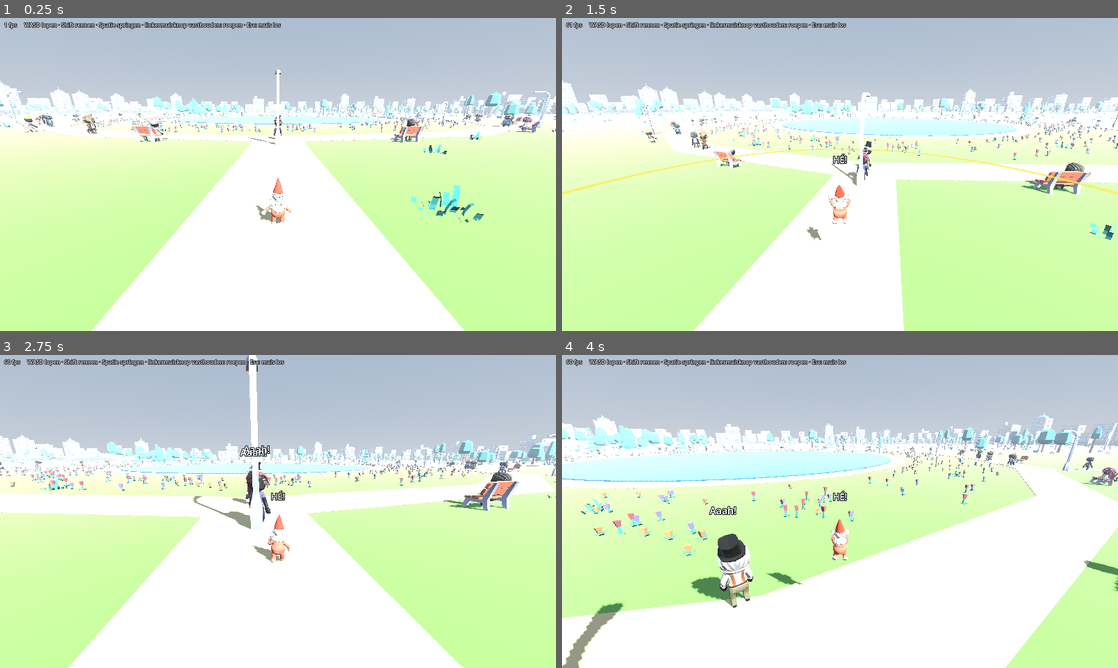
Above: before the commit, frames 1-4 (two rows, left to right).
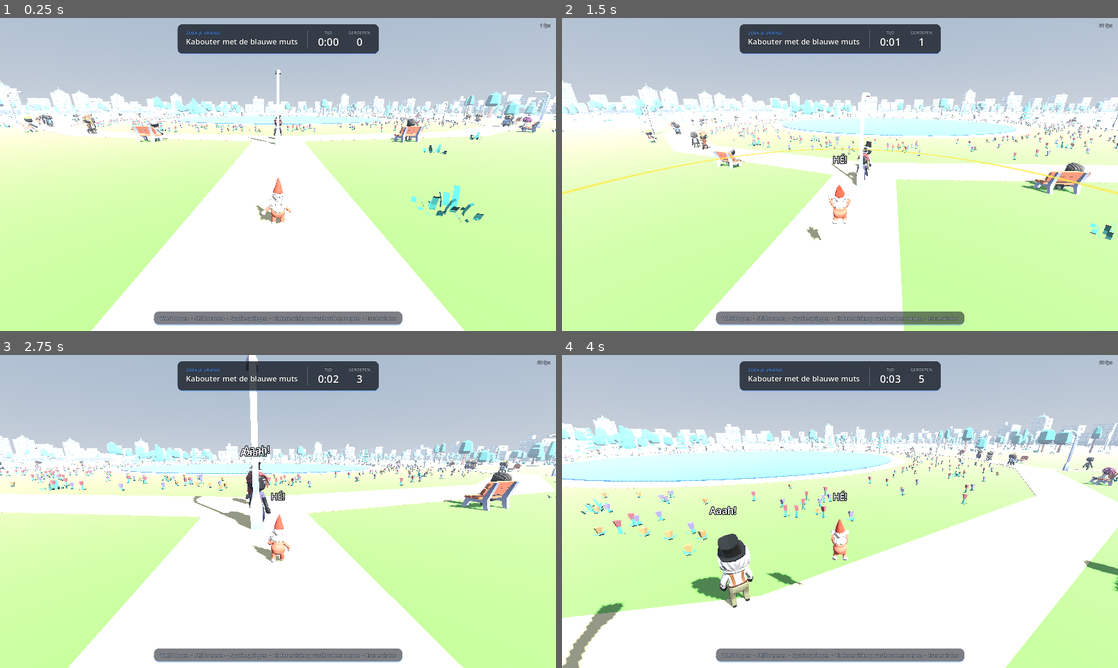
Above: after the commit, the same moments.

Repository: Vampie/GTKW_144.P
Game: Godot game, scene res://main.tscn
Same seed, same stepped clock (60 frames per second), same inputs: the game is played once before the commit and once after it.
Inputs (mouse positions are in pixels of both pictures, inside the frame that each line leads up to):
- Up to frame 1 (0.25 s): no input
- Up to frame 2 (1.5 s): tap Enter at 0.5 s; move the mouse to (867, 174) at 0.52 s; hold Enter 0.53-1.28 s; hold W from 0.53 s (still down); click (867, 174) at 0.67 s; tap Space at 0.77 s; tap Keypad Enter at 0.8, 1.35 s; move the mouse to (812, 174) at 1.27 s; click (812, 174) at 1.42 s
- Up to frame 3 (2.75 s): keep holding W; tap Space at 1.52 s; tap Enter at 1.55 s; move the mouse to (289, 505) at 2.02 s; hold Enter from 2.03 s (still down); click (289, 505) at 2.17 s; tap Keypad Enter at 2.3 s
- Up to frame 4 (4 s): keep holding W; move the mouse to (834, 517) at 2.77 s; release Enter at 2.78 s; tap Keypad Enter at 2.85, 3.8 s; click (834, 517) at 2.92 s; tap Space at 3.02, 3.77 s; tap Enter at 3.05 s; move the mouse to (878, 514) at 3.52 s; hold Shift from 3.53 s (still down); click (878, 514) at 3.67 s

The runs differ from the first frame. In frame 1, 5.9% of the frame differs, in the area x 0-99%, y 1-99%; in frame 2, 5.9%; in frame 3, 5.9%; in frame 4, 5.9%.

Commit message:
Zoek je vriend: verstopte kabouter, rondes en nieuwe HUD

Diff:
--- /dev/null
+++ b/Game/scripts/friend.gd
@@ -0,0 +1,25 @@
+class_name Friend
+extends Person
+
+## The gnome friend the player looks for: the player's gnome with a blue hat.
+## Stands still and answers every shout that reaches him.
+
+const HEARING := 3.0  # he hears you 3x as far as visitors do: a full shout reaches 135 m
+
+
+func _ready() -> void:
+	collision_layer = 4
+	collision_mask = 1
+	setup(Player.MODEL, 1.0, 1.0)
+	add_to_group("npc")
+	for hat: MeshInstance3D in model.find_children("Hat", "MeshInstance3D", true, false):
+		var blue := (hat.mesh.surface_get_material(0) as StandardMaterial3D).duplicate() as StandardMaterial3D
+		blue.albedo_color = Color(0.2, 0.42, 0.95)
+		hat.set_surface_override_material(0, blue)
+	play("idle")
+
+
+## Called for everyone when the player shouts.
+func hear(from: Node3D, radius: float) -> void:
+	if global_position.distance_to(from.global_position) <= radius * HEARING:
+		say("Hier!", 3.0, 80)
--- /dev/null
+++ b/Game/scripts/hunt.gd
@@ -0,0 +1,206 @@
+class_name Hunt
+extends Node
+
+## "Zoek je vriend": hides the gnome friend, keeps the time and shows the HUD.
+## A round ends when the player comes within FOUND_DISTANCE; Enter starts the next one.
+## Test option "--found" puts the friend right next to the player.
+
+const MIN_DISTANCE := 80.0   # the friend hides at least this far from the player
+const FOUND_DISTANCE := 2.0
+const ACCENT := Color(0.36, 0.62, 1.0)  # the friend's blue hat
+const PANEL := Color(0.07, 0.09, 0.13, 0.78)
+const MUTED := Color(0.7, 0.75, 0.82)
+
+var park: Park
+var player: Player
+var friend := Friend.new()
+var time := 0.0
+var found := false
+var rng := RandomNumberGenerator.new()  # not seeded: a new hiding place every round
+
+var _time_value := Label.new()
+var _shout_value := Label.new()
+var _fps := Label.new()
+var _end := Control.new()
+var _end_time := Label.new()
+var _end_shouts := Label.new()
+var _end_annoyed := Label.new()
+
+
+func _ready() -> void:
+	rng.randomize()
+	add_child(friend)
+	_build_hud()
+	new_round()
+	if "--found" in OS.get_cmdline_user_args():
+		friend.global_position = player.global_position + Vector3(1.0, 0.0, -1.0)
+
+
+func new_round() -> void:
+	friend.global_position = _hiding_place()
+	friend.model.rotation.y = rng.randf() * TAU
+	time = 0.0
+	found = false
+	player.shouts = 0
+	Visitor.fed_up_total = 0
+	_end.visible = false
+
+
+func _process(delta: float) -> void:
+	_fps.text = "%d fps" % Engine.get_frames_per_second()
+	if found:
+		if Input.is_physical_key_pressed(KEY_ENTER) or Input.is_physical_key_pressed(KEY_KP_ENTER):
+			new_round()
+		return
+	time += delta
+	_time_value.text = _clock(time)
+	_shout_value.text = str(player.shouts)
+	if player.global_position.distance_to(friend.global_position) < FOUND_DISTANCE:
+		found = true
+		_end_time.text = _clock(time)
+		_end_shouts.text = str(player.shouts)
+		_end_annoyed.text = str(Visitor.fed_up_total)
+		_end.visible = true
+
+
+## Near a tree, off the paths, at least MIN_DISTANCE from the player.
+func _hiding_place() -> Vector3:
+	var me := Vector3(player.global_position.x, 0.0, player.global_position.z)
+	for i in 1000:
+		var p := park.trees[rng.randi() % park.trees.size()] + Vector3(rng.randf_range(-3.0, 3.0), 0.0, rng.randf_range(-3.0, 3.0))
+		if p.distance_to(me) >= MIN_DISTANCE and park.path_clearance(p) > 2.0 and not park._near(park.trees, p, 1.2):
+			return p
+	return Vector3(200.0, 0.0, 200.0)  # never reached with ~280 trees
+
+
+func _clock(seconds: float) -> String:
+	return "%d:%02d" % [int(seconds) / 60, int(seconds) % 60]
+
+
+# --- HUD ---
+
+func _build_hud() -> void:
+	var layer := CanvasLayer.new()
+	add_child(layer)
+	var root := Control.new()
+	root.set_anchors_preset(Control.PRESET_FULL_RECT)
+	root.theme = _theme()
+	layer.add_child(root)
+
+	# top: what to do, time and shouts
+	var top := _panel(PANEL, 16)
+	var row := HBoxContainer.new()
+	row.add_theme_constant_override("separation", 28)
+	top.add_child(row)
+	var title := VBoxContainer.new()
+	title.add_theme_constant_override("separation", 0)
+	title.add_child(_label("ZOEK JE VRIEND", 13, ACCENT))
+	title.add_child(_label("Kabouter met de blauwe muts", 22, Color.WHITE))
+	row.add_child(title)
+	row.add_child(_divider())
+	row.add_child(_stat("TIJD", _time_value, 30))
+	row.add_child(_stat("GEROEPEN", _shout_value, 30))
+	_at(root, top, Control.PRESET_CENTER_TOP, Vector2(0, 18))
+
+	# bottom: controls
+	var hint := _panel(Color(PANEL, 0.55), 10)
+	hint.add_child(_label("WASD lopen  ·  Shift rennen  ·  Spatie springen  ·  Linkermuisknop vasthouden: roepen  ·  Esc: muis los", 14, MUTED))
+	_at(root, hint, Control.PRESET_CENTER_BOTTOM, Vector2(0, -16))
+
+	_fps.add_theme_font_size_override("font_size", 13)
+	_fps.add_theme_color_override("font_color", MUTED)
+	_at(root, _fps, Control.PRESET_TOP_RIGHT, Vector2(-16, 12))
+
+	# end of round
+	_end.set_anchors_preset(Control.PRESET_FULL_RECT)
+	root.add_child(_end)
+	var dim := ColorRect.new()
+	dim.color = Color(0, 0, 0, 0.35)
+	dim.set_anchors_preset(Control.PRESET_FULL_RECT)
+	_end.add_child(dim)
+	var card := _panel(Color(PANEL, 0.9), 32)
+	var col := VBoxContainer.new()
+	col.alignment = BoxContainer.ALIGNMENT_CENTER
+	col.add_theme_constant_override("separation", 18)
+	card.add_child(col)
+	var head := _label("Gevonden!", 56, ACCENT)
+	head.horizontal_alignment = HORIZONTAL_ALIGNMENT_CENTER
+	col.add_child(head)
+	var stats := HBoxContainer.new()
+	stats.alignment = BoxContainer.ALIGNMENT_CENTER
+	stats.add_theme_constant_override("separation", 40)
+	stats.add_child(_stat("TIJD", _end_time, 36))
+	stats.add_child(_stat("GEROEPEN", _end_shouts, 36))
+	stats.add_child(_stat("CHAGRIJNIG GEMAAKT", _end_annoyed, 36))
+	col.add_child(stats)
+	var again := _label("Druk op Enter voor een nieuwe ronde", 16, MUTED)
+	again.horizontal_alignment = HORIZONTAL_ALIGNMENT_CENTER
+	col.add_child(again)
+	_at(_end, card, Control.PRESET_CENTER, Vector2.ZERO)
+
+	for c: Control in root.find_children("*", "Control", true, false):
+		c.mouse_filter = Control.MOUSE_FILTER_IGNORE  # clicks go to the game: shouting, capturing the mouse
+	root.mouse_filter = Control.MOUSE_FILTER_IGNORE
+
+
+func _theme() -> Theme:
+	var font := SystemFont.new()
+	font.font_names = PackedStringArray(["Segoe UI", "Arial"])
+	font.font_weight = 600
+	var t := Theme.new()
+	t.default_font = font
+	t.set_color("font_outline_color", "Label", Color(0, 0, 0, 0.6))
+	t.set_constant("outline_size", "Label", 4)
+	return t
+
+
+func _panel(color: Color, margin: int) -> PanelContainer:
+	var style := StyleBoxFlat.new()
+	style.bg_color = color
+	style.set_corner_radius_all(14)
+	style.set_content_margin_all(margin)
+	style.content_margin_left = margin + 8
+	style.content_margin_right = margin + 8
+	style.border_color = Color(ACCENT, 0.5)
+	style.border_width_bottom = 3
+	var p := PanelContainer.new()
+	p.add_theme_stylebox_override("panel", style)
+	return p
+
+
+func _label(text: String, size: int, color: Color) -> Label:
+	var l := Label.new()
+	l.text = text
+	l.add_theme_font_size_override("font_size", size)
+	l.add_theme_color_override("font_color", color)
+	return l
+
+
+func _stat(caption: String, value: Label, size: int) -> VBoxContainer:
+	var box := VBoxContainer.new()
+	box.add_theme_constant_override("separation", -4)
+	var c := _label(caption, 12, MUTED)
+	c.horizontal_alignment = HORIZONTAL_ALIGNMENT_CENTER
+	box.add_child(c)
+	value.add_theme_font_size_override("font_size", size)
+	value.add_theme_color_override("font_color", Color.WHITE)
+	value.horizontal_alignment = HORIZONTAL_ALIGNMENT_CENTER
+	value.text = "0"
+	box.add_child(value)
+	return box
+
+
+func _divider() -> ColorRect:
+	var d := ColorRect.new()
+	d.color = Color(MUTED, 0.3)
+	d.custom_minimum_size = Vector2(2, 0)
+	return d
+
+
+## Adds child to parent, anchored at preset, moved by offset; it grows around the anchor.
+func _at(parent: Control, child: Control, preset: Control.LayoutPreset, offset: Vector2) -> void:
+	parent.add_child(child)
+	child.set_anchors_and_offsets_preset(preset, Control.PRESET_MODE_MINSIZE)
+	child.grow_horizontal = Control.GROW_DIRECTION_BOTH if preset in [Control.PRESET_CENTER_TOP, Control.PRESET_CENTER_BOTTOM, Control.PRESET_CENTER] else Control.GROW_DIRECTION_BEGIN
+	child.grow_vertical = Control.GROW_DIRECTION_BEGIN if preset == Control.PRESET_CENTER_BOTTOM else (Control.GROW_DIRECTION_BOTH if preset == Control.PRESET_CENTER else Control.GROW_DIRECTION_END)
+	child.position += offset
--- a/Game/scripts/main.gd
+++ b/Game/scripts/main.gd
@@ -6,6 +6,7 @@
 ##   --demo   the player shouts by itself after half a second
 ##   --bench  turn the camera for 10 seconds, print the frame rate and quit
 ##   --cam=x,y,z,tx,ty,tz   look from x,y,z at tx,ty,tz
+##   --found  the friend stands next to the player (see hunt.gd)
 
 const PEOPLE := 120
 const SITTING := 20
@@ -21,7 +22,6 @@
 var park := Park.new()
 var player := Player.new()
 var env := Environment.new()
-var hud := Label.new()
 var args := OS.get_cmdline_user_args()
 var clock := 0.0
 var frames := 0
@@ -34,12 +34,10 @@
 	player.position = PLAYER_START
 	add_child(player)
 	_people()
-	var layer := CanvasLayer.new()
-	add_child(layer)
-	hud.position = Vector2(12, 8)
-	hud.add_theme_constant_override("outline_size", 6)
-	hud.add_theme_color_override("font_outline_color", Color.BLACK)
-	layer.add_child(hud)
+	var hunt := Hunt.new()
+	hunt.park = park
+	hunt.player = player
+	add_child(hunt)
 	if "--demo" in args:
 		Input.mouse_mode = Input.MOUSE_MODE_VISIBLE  # so a moving mouse doesn't turn the camera
 	for a in args:
@@ -54,8 +52,6 @@
 
 
 func _process(delta: float) -> void:
-	hud.text = "%d fps     WASD lopen · Shift rennen · Spatie springen · linkermuisknop vasthouden: roepen · Esc: muis los" \
-		% Engine.get_frames_per_second()
 	clock += delta
 	if "--demo" in args:
 		if clock - delta < 0.5 and clock >= 0.5:
--- a/Game/scripts/player.gd
+++ b/Game/scripts/player.gd
@@ -17,6 +17,7 @@
 var ring := MeshInstance3D.new()
 var charge := -1.0      # seconds the shout button is held; below 0 when not shouting
 var shout_left := 0.0   # seconds left of the shout animation
+var shouts := 0         # shouts this round; the hunt resets it
 
 
 func _ready() -> void:
@@ -104,6 +105,7 @@
 	var loud := inverse_lerp(MIN_RADIUS, MAX_RADIUS, r)
 	say("HÉ!" if loud < 0.6 else "HÉÉÉ!", 1.5, int(lerpf(36.0, 72.0, loud)))
 	get_tree().call_group("npc", "hear", self, r)
+	shouts += 1
 	play("shout", 1.0, true)
 	shout_left = 2.0  # length of the gnome's Shout animation
 	charge = -1.0
--- a/Game/scripts/visitor.gd
+++ b/Game/scripts/visitor.gd
@@ -20,6 +20,7 @@
 var type := Type.CURIOUS         # how the visitor reacts now; changes with its mood
 var personality := Type.CURIOUS  # how the visitor reacts when calm
 var annoyance := 0.0             # +1 per shout heard, slowly goes back to 0
+static var fed_up_total := 0     # visitors made grumpy this round; the hunt resets it
 var mode := Mode.WANDER
 var home := Transform3D()  # seat or group spot; unused while wandering
 var target := -1           # path node the visitor walks to
@@ -53,6 +54,7 @@
 	var fed_up := annoyance >= FED_UP and type != Type.GRUMPY
 	if fed_up:
 		type = Type.GRUMPY
+		fed_up_total += 1
 	if mode == Mode.SIT and global_position.distance_to(home.origin) < 0.1:
 		global_position = home.origin + home.basis.z * 0.9 - Vector3.UP * home.origin.y  # stand up, off the bench
 	shouter = from
Not shown, added: Game/scripts/friend.gd.uid
Not shown, added: Game/scripts/hunt.gd.uid
Not shown, changed: ontwerp.md
